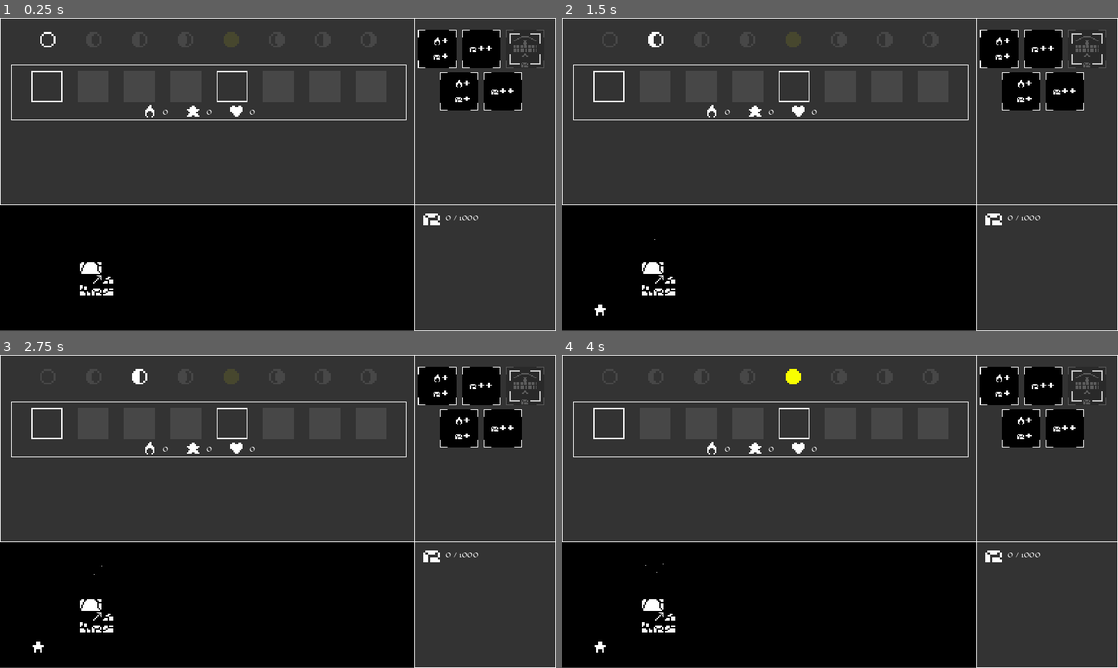
Above: before the commit, frames 1-4 (two rows, left to right).
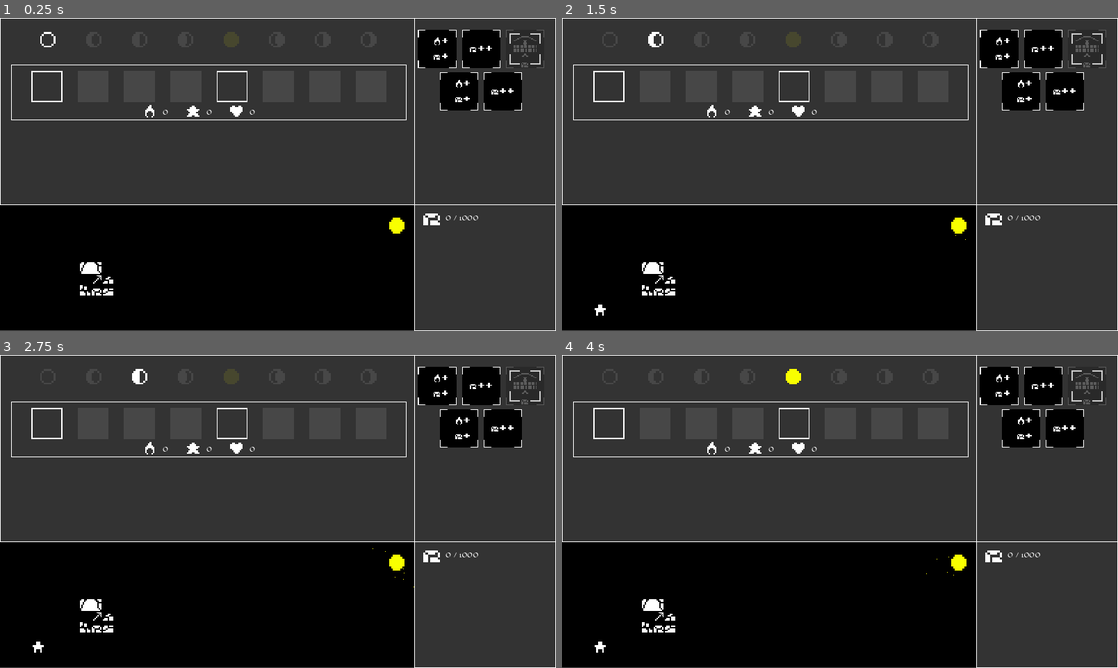
Above: after the commit, the same moments.

Repository: BoscoPubVoi/IdleSpel
Game: Godot game, scene res://main.tscn
Same seed, same stepped clock (60 frames per second), same inputs: the game is played once before the commit and once after it.
Inputs:
- Up to frame 1 (0.25 s): no input
- Up to frame 2 (1.5 s): tap Enter at 0.5 s; tap Space at 1.25 s
- Up to frame 3 (2.75 s): no input
- Up to frame 4 (4 s): tap Enter at 2.75 s

The runs differ from the first frame. In frame 1, 0.1% of the frame differs, in the area x 70-73%, y 63-69%; in frame 2, 0.1%; in frame 3, 0.1%, in the area x 16-75%, y 61-75%; in frame 4, 0.1%.

Commit message:
added a lil moon :)

Diff:
--- a/visualiser_panel.tscn
+++ b/visualiser_panel.tscn
@@ -13,6 +13,7 @@
 [ext_resource type="Texture2D" uid="uid://dgi12einps6v0" path="res://assets/Buildings/Moonstone_Building.png" id="9_ucg1d"]
 [ext_resource type="Texture2D" uid="uid://c8lbeipmo252j" path="res://assets/Buildings/Moonlight_Distiller.png" id="10_4sqxa"]
 [ext_resource type="Texture2D" uid="uid://ch88eb1sudpbp" path="res://assets/Buildings/Monument_Sheet.png" id="11_jrido"]
+[ext_resource type="Texture2D" uid="uid://chskrj3c0vag1" path="res://assets/Full_Moon_Icon.png" id="14_juq5j"]
 
 [sub_resource type="StyleBoxFlat" id="StyleBoxFlat_khlr0"]
 bg_color = Color(0, 0, 0, 1)
@@ -88,6 +89,10 @@
 "name": &"praying",
 "speed": 3.0
 }]
+
+[sub_resource type="Curve" id="Curve_2cjdy"]
+_data = [Vector2(0.00436682, 0.978947), 0.0, 0.0, 0, 0, Vector2(0.9869, 0.694737), 0.0, 0.0, 0, 0]
+point_count = 2
 
 [node name="VisualiserPanel" type="Panel" groups=["Visualiser"]]
 texture_filter = 3
@@ -157,14 +162,6 @@
 texture_under = ExtResource("6_88r2q")
 texture_progress = ExtResource("7_0qnac")
 
-[node name="CPUParticles2D" type="CPUParticles2D" parent="rocks"]
-position = Vector2(0, -48)
-lifetime = 4.0
-direction = Vector2(0, -1)
-gravity = Vector2(0, 0)
-initial_velocity_min = 8.0
-initial_velocity_max = 8.0
-
 [node name="water" type="Sprite2D" parent="."]
 visible = false
 texture_filter = 3
@@ -310,3 +307,22 @@
 step = 0.1
 texture_under = ExtResource("6_88r2q")
 texture_progress = ExtResource("7_0qnac")
+
+[node name="FullMoonIcon" type="Sprite2D" parent="."]
+position = Vector2(822, 42)
+texture = ExtResource("14_juq5j")
+
+[node name="CPUParticles2D" type="CPUParticles2D" parent="FullMoonIcon"]
+scale = Vector2(1.5, 1.5)
+amount = 20
+lifetime = 3.0
+direction = Vector2(-1, 1)
+spread = 80.0
+gravity = Vector2(0, 0)
+initial_velocity_min = 16.0
+initial_velocity_max = 16.0
+orbit_velocity_min = -0.1
+orbit_velocity_max = 0.1
+radial_accel_max = 0.01
+scale_amount_curve = SubResource("Curve_2cjdy")
+color = Color(1, 1, 0, 1)
Not shown: 1 places in visualiser_panel.tscn that only renumber resources
